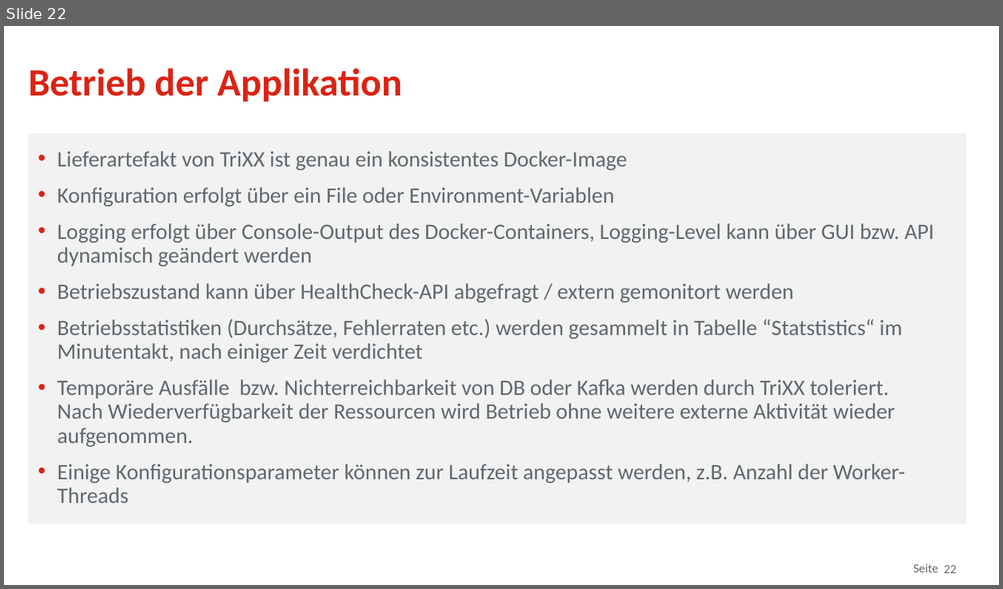
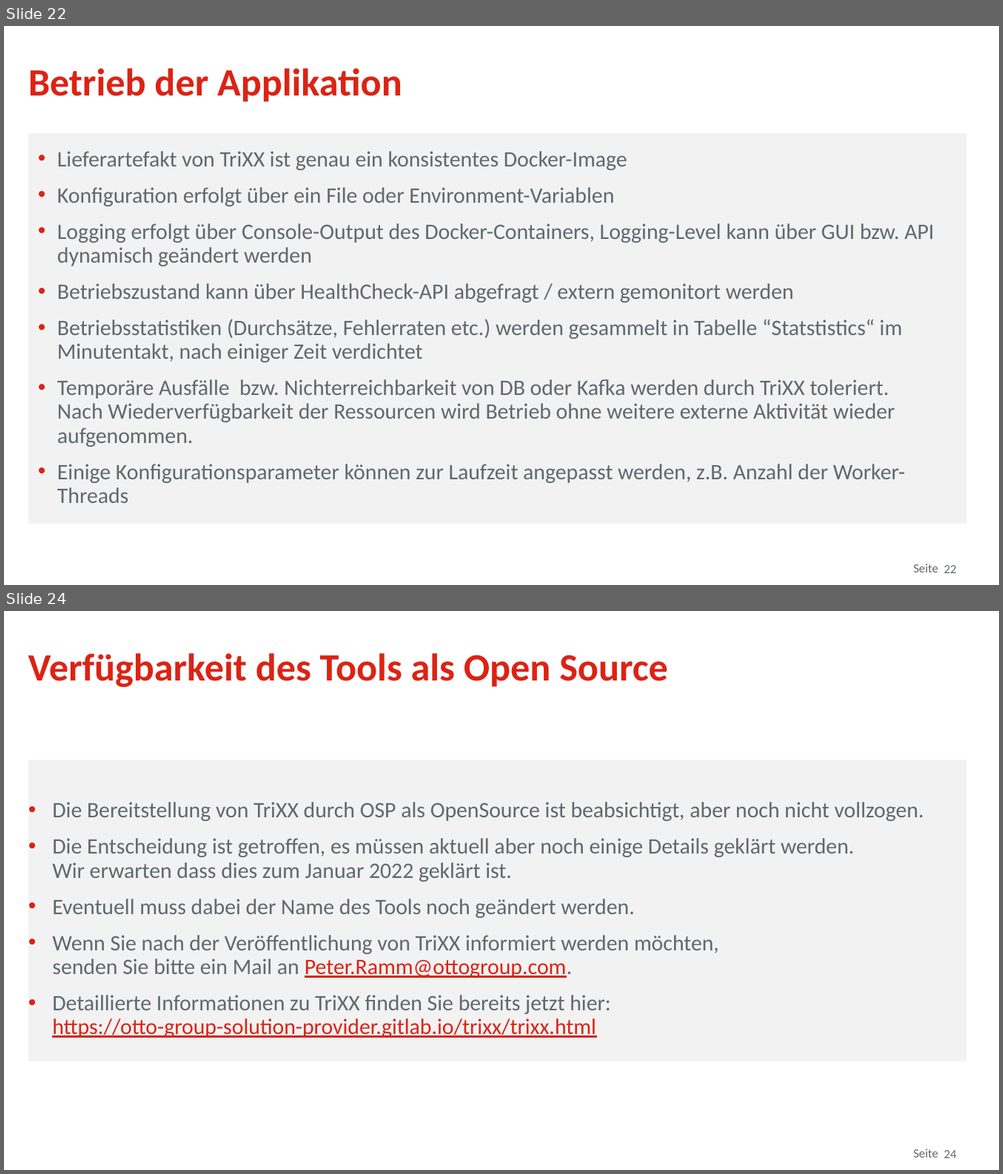
Before and after one commit to osp-ottogroup/movex-cdc, a slide deck: doc/2021-12_TriXX_ITTage.pptx. Shown one above the other, each under a label of ours: slide 22 before the commit, slides 22 and 24 after it; the slides between them are not shown. The pictures are 1003x589 and 1003x1174 pixels, drawn with LibreOffice and Linux fonts; fonts in the diff are those of the drawing; background and template pictures are left out. Boxes give left, top, right and bottom in pixels: in the first picture for what was removed or moved away, otherwise in the second. Text is boxed around its words. In the diff, an @@ line names an element or a change of style, - is before the commit and + after.

```diff
--- a/doc/2021-12_TriXX_ITTage.pptx
+++ b/doc/2021-12_TriXX_ITTage.pptx
@@ slide 24 added at bbox=[4, 611, 999, 1170], background #FFFFFF @@
@@ text added at bbox=[28, 653, 668, 687], 28 pt, text #DC2314, bold @@
+Verfügbarkeit des Tools als Open Source
@@ rectangle added at bbox=[28, 760, 966, 1062], fill #F2F2F2, 16 pt, text #5F696E @@
+• Die Bereitstellung von TriXX durch OSP als OpenSource ist beabsichtigt, aber noch nicht vollzogen.
+• Die Entscheidung ist getroffen, es müssen aktuell aber noch einige Details geklärt werden.
+  Wir erwarten dass dies zum Januar 2022 geklärt ist.
+• Eventuell muss dabei der Name des Tools noch geändert werden.
+• Wenn Sie nach der Veröffentlichung von TriXX informiert werden möchten,
+  senden Sie bitte ein Mail an Peter.Ramm@ottogroup.com.
+• Detaillierte Informationen zu TriXX finden Sie bereits jetzt hier:
+  https://otto-group-solution-provider.gitlab.io/trixx/trixx.html
@@ text added at bbox=[913, 1149, 938, 1158], 9 pt, text #5F696E @@
+Seite
@@ page number added at bbox=[944, 1150, 956, 1159], 9 pt, text #5F696E @@
+24
```
Also in this commit, not shown: 4 slides changed, 1 other file.
